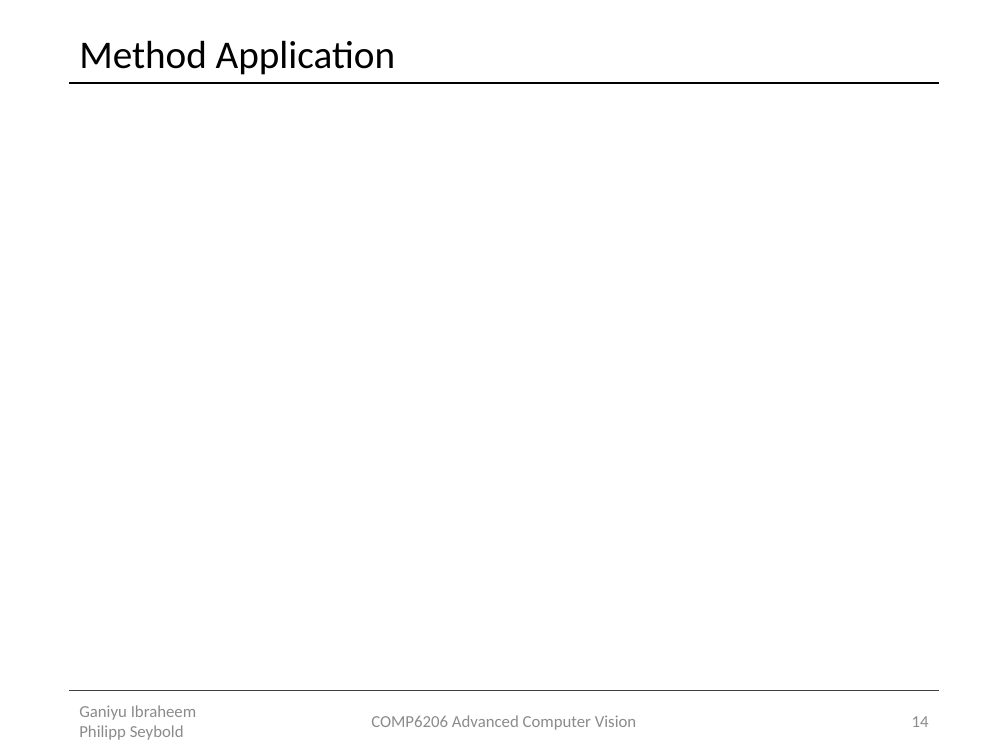
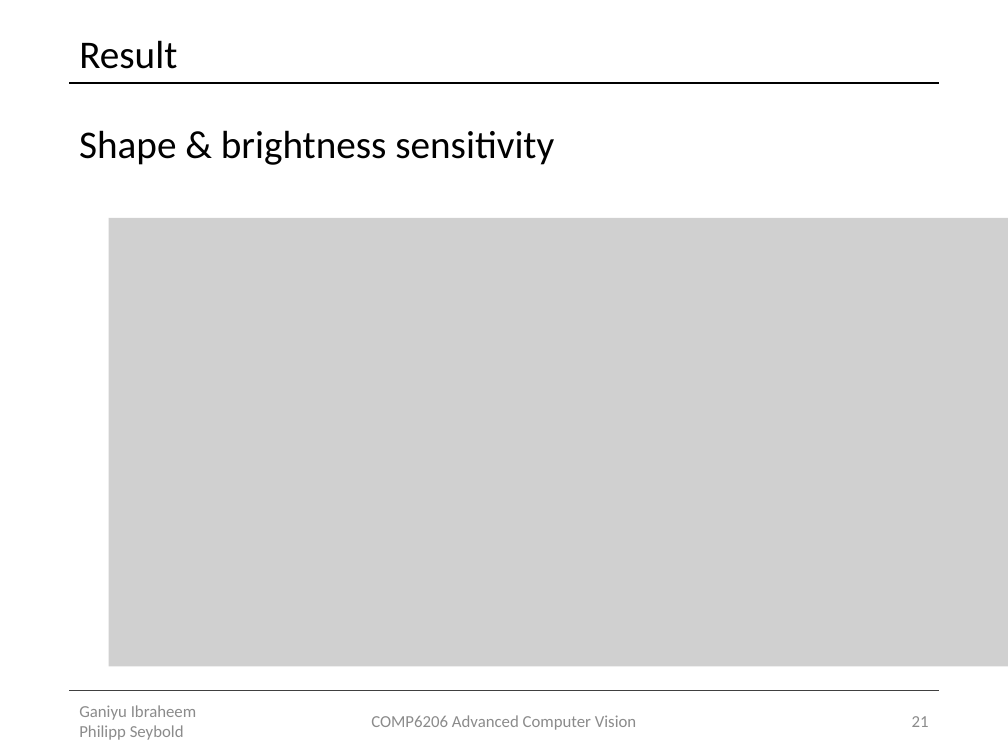
Before and after one commit to Lxrd-AJ/ForceFieldTransforms, a slide deck: slide 21 of Force Field Transformation.pptx (slide 14 before the commit). Drawn at 1008x756 pixels with LibreOffice and Linux fonts; fonts in the diff are those of the drawing; grey boxes stand for pictures. Boxes give left, top, right and bottom in pixels: in the first picture for what was removed or moved away, otherwise in the second. Text is boxed around its words. In the diff, an @@ line names an element or a change of style, - is before the commit and + after.

Commit message:
Add files via upload
Final version of presentation

```diff
--- a/Force Field Transformation.pptx
+++ b/Force Field Transformation.pptx
@@ title at (x1=79, y1=40, x2=177, y2=69): text changed @@
-Method Application
+Result
@@ text added at (x1=79, y1=130, x2=554, y2=165), 28 pt, text #000000 @@
+Shape & brightness sensitivity
@@ picture added at (x1=109, y1=218, x2=1008, y2=666) @@
@@ page number at (x1=912, y1=716, x2=929, y2=727): text changed @@
-14
+21
```
Also in this commit, not shown: 2 other slides changed, 3 slides added.
